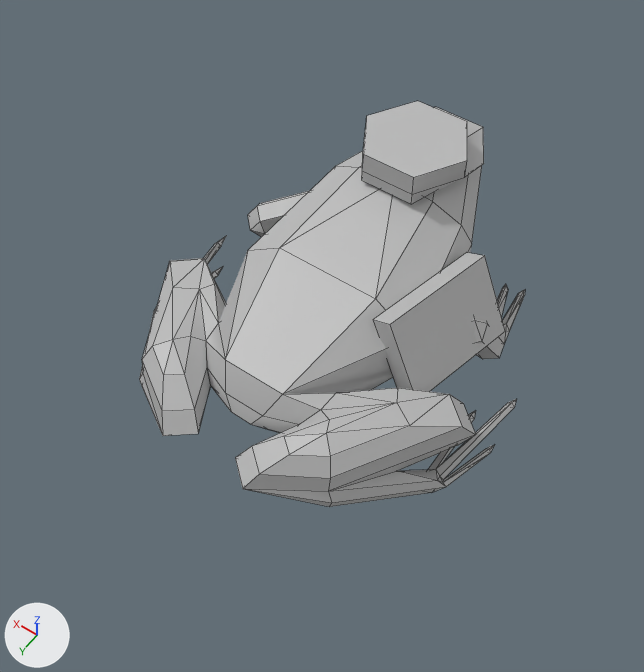
Before and after pictures for a commit that changed the FBX model PostalFrog all files and docs/Maya Models/PF_PostalFrog2.fbx.
Rendered twice from a 50 mm camera at (-0.0255, 0.0417, 0.0595) aimed at (-0.0008, 0.0071, 0.0051). Arrows for +X, +Y and +Z are at lower left; the lights stay in place. Mesh edges are drawn as thin lines. Where no turn or scale is listed for an object, it has been applied to the vertices.

Names of what the first picture shows: 'PostBag', 'PostHat', 'polySurface6'.
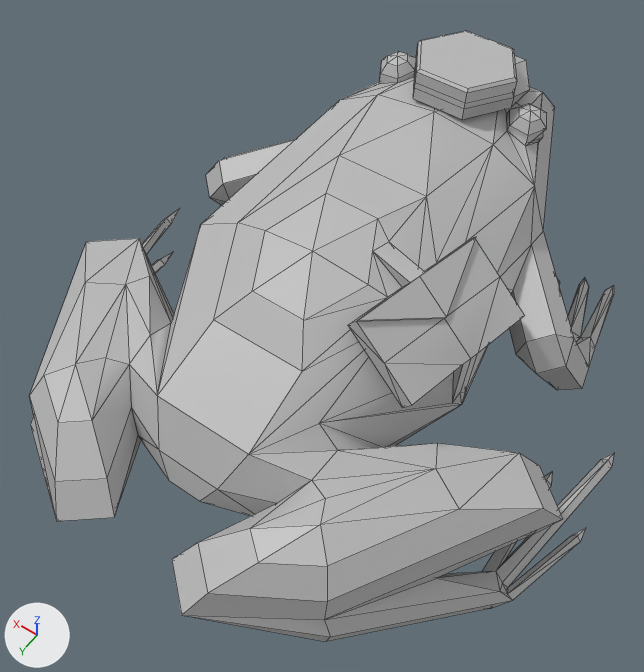
The change, as a list of edits to the scene's bpy script:
```text
Add mat_lambert3:
    mat_lambert3 = principled_material('lambert3')
    mat_lambert3.base_color = (0.5, 0.5, 0.5)  # grey #bcbcbc
Change me_mesh_001:
    used by ob_posthat; location = (0.0, -0.00627, 0.01153); rotation_euler = (1.571, 0.0, 0.0), in degrees (90, 0, 0); scale = (0.00449, 0.00198, 0.00449)
    remove me_mesh_001.from_pydata(...)  # 18 vertices, 14 faces; spans x -1.0..1.0, y 0.51..1.84, z -0.87..1.6
    add me_mesh_001.from_pydata(...)  # 32 vertices, 28 faces; spans x -1.0..1.0, y 0.51..1.84, z -0.87..1.6
    me_mesh_001 part 1
    6 vertices are removed from x -1.0..1.0, y 1.84, z -0.87..0.87
    10 faces are deleted
    8 vertices are added at x -1.0..1.0, y 0.51..1.84, z -0.81..0.81
    6 new vertices lie (0.0, 0.24, 0.0) away from vertices in x -1.0..1.0, y 1.01, z -0.87..0.87
    6 new vertices lie (0.0, 0.47, 0.0) away from vertices in x -1.0..1.0, y 1.25, z -0.87..0.87
    24 new faces join them
Add me_mesh_001_1:
    me_mesh_001_1.from_pydata(...)  # 388 vertices, 585 faces; spans x -0.0244..0.0244, y -0.0254..0.0254, z -0.0098..0.0098
    # faces by material slot: [467, 36, 82]
    me_mesh_001_1.materials.append(mat_lambert3)  # grey #bcbcbc
    me_mesh_001_1.materials.append(mat_lambert2)  # grey #bcbcbc
    me_mesh_001_1.materials.append(mat_lambert1)  # grey #bcbcbc
Change ob_posthat:
    ob_posthat.location: (0.0, -0.00627, 0.01153) -> (0.00002, -0.01306, 0.01463)
    ob_posthat.rotation_euler: (1.571, 0.0, 0.0) -> (1.648, 0.0, 0.0)  # degrees (90, 0, 0) -> degrees (94, 0, 0)
    ob_posthat.scale: (0.00449, 0.00198, 0.00449) -> (0.0044, 0.00194, 0.0044)
Remove ob_postbag:
    ob_postbag = bpy.data.objects.new('PostBag', me_mesh)
    ob_postbag.location = (-0.00496, 0.00673, 0.00979)
Remove ob_polysurface6:
    ob_polysurface6 = bpy.data.objects.new('polySurface6', me_mesh_002)
    ob_polysurface6.location = (0.00014, 0.00423, 0.00646)
Add ob_psphere25:
    ob_psphere25 = bpy.data.objects.new('pSphere25', me_mesh_001_1)
    ob_psphere25.location = (0.00014, 0.00412, 0.00624)
```

Changed parts and their boxes [x1, y1, x2, y2] in the pictures (644 x 672 px):
'pSphere25', added
    after: [29, 51, 614, 642]
    faces in mat_lambert3 (grey #bcbcbc): [29, 77, 614, 642]
    faces in mat_lambert1 (grey #bcbcbc): [214, 51, 547, 371]
    faces in mat_lambert2 (grey #bcbcbc): [348, 236, 525, 408]
'polySurface6', deleted
    before: [139, 151, 525, 507]
'PostHat', reshaped, moved, turned, rescaled
    before: [362, 101, 484, 204]
    after: [413, 31, 530, 120]
'PostBag', deleted
    before: [373, 252, 505, 392]
part 1 of me_mesh_001, built on
    before: [362, 101, 467, 204]
    after: [413, 31, 529, 120]
